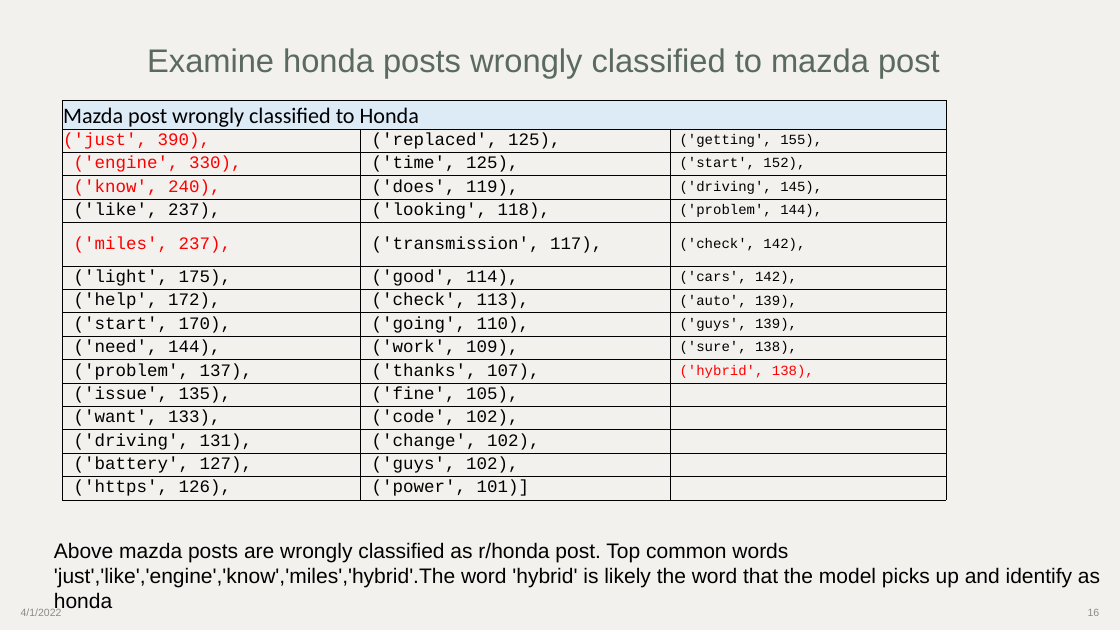
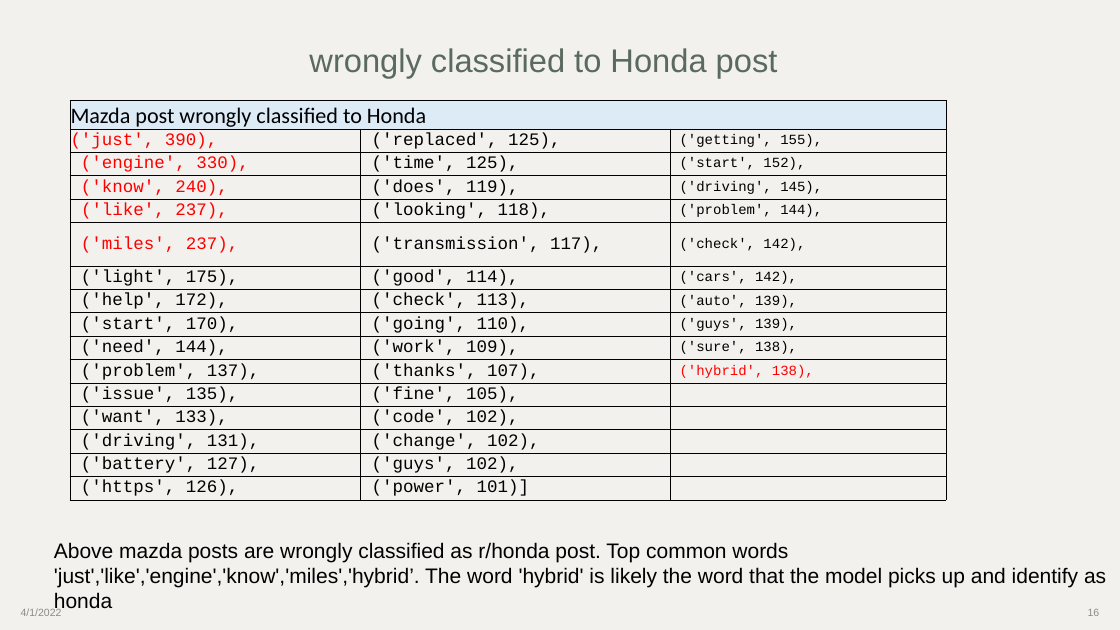
Before and after one commit to yyuetmeng/GA-Project, a slide deck: slide 16 of Project 3- SubReddit Classification/Analysis of Honda Post versus.pptx. Drawn at 1120x630 pixels with LibreOffice and Linux fonts; fonts in the diff are those of the drawing. Boxes give left, top, right and bottom in pixels: in the first picture for what was removed or moved away, otherwise in the second. Text is boxed around its words. In the diff, an @@ line names an element or a change of style, - is before the commit and + after.

```diff
--- a/Project 3- SubReddit Classification/Analysis of Honda Post versus.pptx
+++ b/Project 3- SubReddit Classification/Analysis of Honda Post versus.pptx
@@ title at (309,48,778,78): text changed @@
-Examine honda posts wrongly classified to mazda post
+wrongly classified to Honda post
@@ table at (70,101,946,501) @@
@@ text colour #000000 to #FF0000 in "('like', 237)," @@
@@ table: place and size @@
-table at (63,101,947,501)
+table at (70,101,946,501)
@@ text at (54,542,1106,613): text changed @@
-Above mazda posts are wrongly classified as r/honda post. Top common words 'just','like','engine','know','miles','hybrid'.The word 'hybrid' is likely the word that the model picks up and identify as honda
+Above mazda posts are wrongly classified as r/honda post. Top common words 'just','like','engine','know','miles','hybrid’. The word 'hybrid' is likely the word that the model picks up and identify as honda
```
Also in this commit, not shown: 14 other slides changed, 14 other files.
